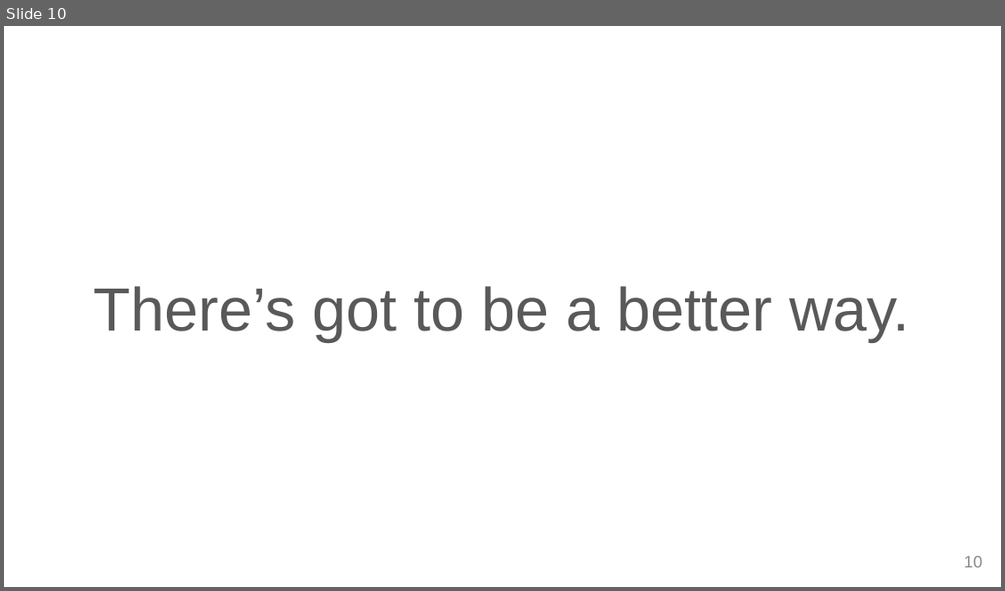
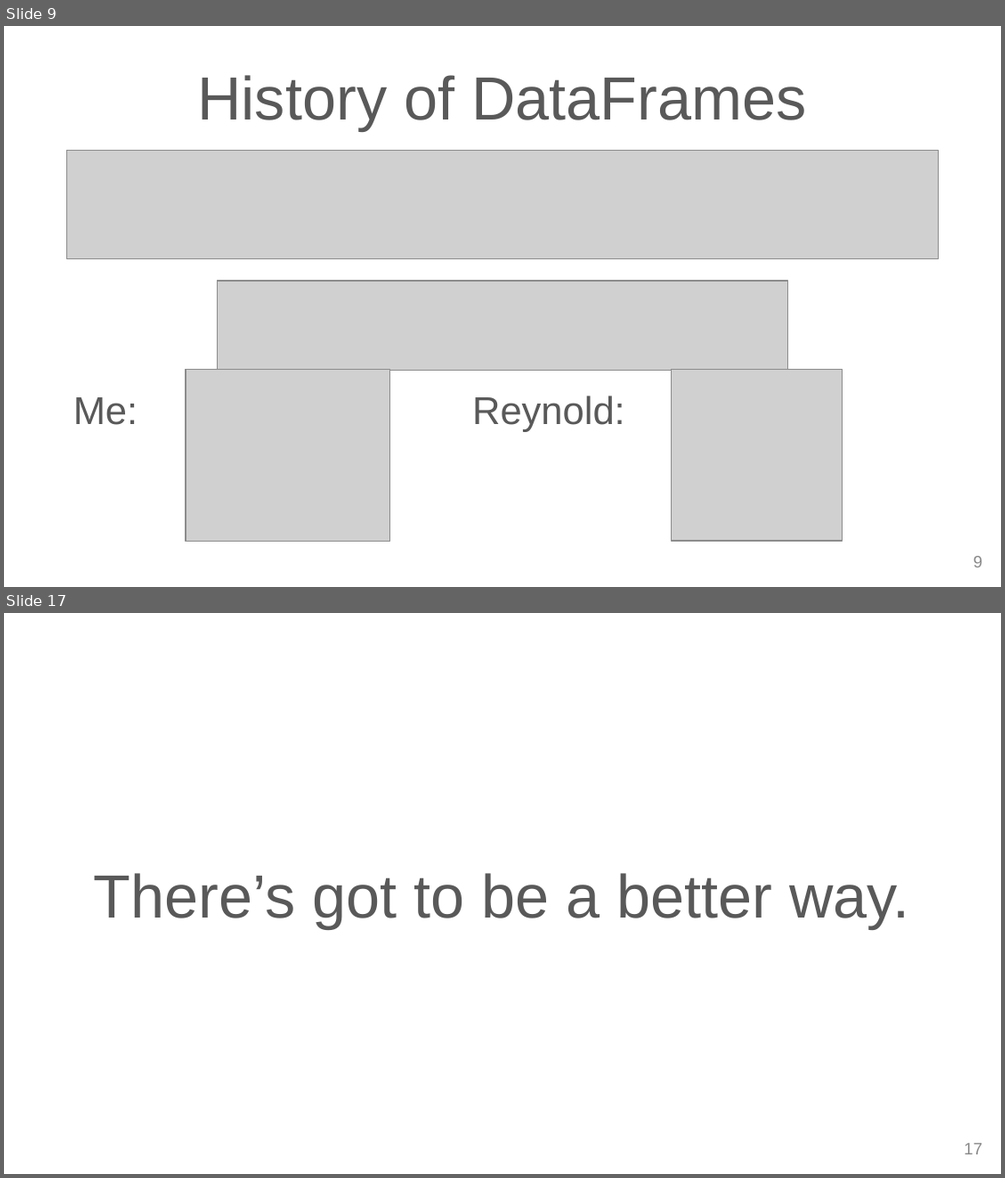
Before and after one commit to cafreeman/SparkR_DataFrame_Demo, a slide deck: SS_DataFrame_Slides.pptx. Shown one above the other, each under a label of ours: slide 10 before the commit, slides 9 and 17 after it; the slides between them are not shown. The pictures are 1005x591 and 1005x1178 pixels, drawn with LibreOffice and Linux fonts; fonts in the diff are those of the drawing; grey boxes stand for pictures; background and template pictures are left out. Boxes give left, top, right and bottom in pixels: in the first picture for what was removed or moved away, otherwise in the second. Text is boxed around its words. In the diff, an @@ line names an element or a change of style, - is before the commit and + after.

```diff
--- a/SS_DataFrame_Slides.pptx
+++ b/SS_DataFrame_Slides.pptx
@@ slide 9 added at (4, 26, 1001, 587), background picture (left out) @@
@@ title added at (197, 75, 806, 130), 44 pt, text #595959 @@
+History of DataFrames
@@ picture added at (67, 150, 938, 258) @@
@@ picture added at (217, 281, 787, 370) @@
@@ picture added at (186, 370, 389, 541) @@
@@ picture added at (671, 370, 842, 541) @@
@@ text added at (73, 397, 138, 425), 28 pt, text #595959 @@
+Me:
@@ text added at (472, 395, 625, 432), 28 pt, text #595959 @@
+Reynold:
@@ page number added at (973, 556, 982, 567), 12 pt, text #888888 @@
+9
@@ what was slide 10 is now slide 17 @@
@@ page number at (963, 1143, 982, 1154): text changed @@
-10
+17
```
Also in this commit, not shown: 17 slides changed, 10 other slides added, 1 other file.
